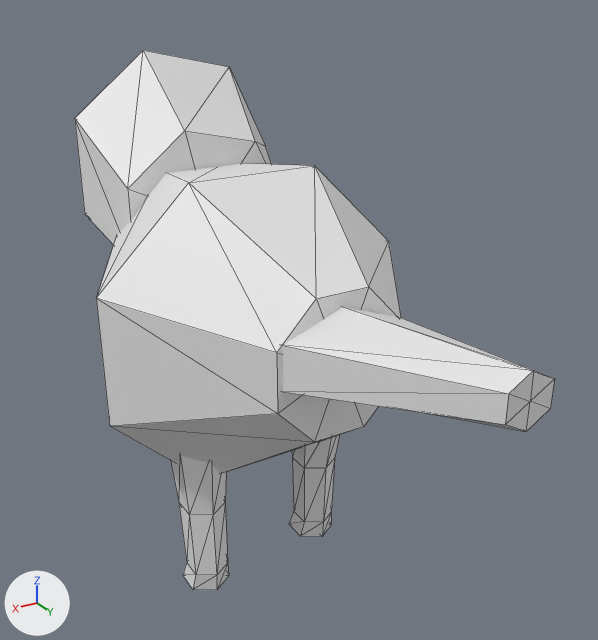
Two versions of the OBJ model data/animals/coruja/eat/0.obj, one commit apart.
Before and after are seen from a 50 mm lens placed at (0.332, 0.628, 0.57), pointed at (-0.034, 0.019, 0.265). Arrows for +X, +Y and +Z are at lower left; the lights stay in place. The older version comes first. Mesh edges are drawn as thin lines. Where no turn or scale is listed for an object, it has been applied to the vertices.

Before the edit, the objects in view are built like this:
```python
me_coruja_eat_0 = bpy.data.meshes.new('coruja_eat_0')
me_coruja_eat_0.from_pydata(...)  # 122 vertices, 220 faces; spans x -0.149..0.149, y -0.317..0.334, z 0.0..0.492
ob_coruja_eat_0 = bpy.data.objects.new('coruja_eat_0', me_coruja_eat_0)
ob_coruja_eat_0.location = (0.0, 0.0, 0.0)
```
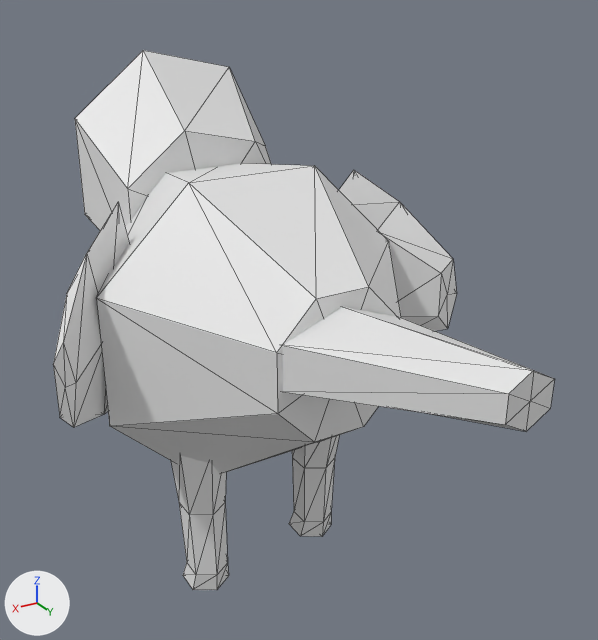
Location of each change, (x1, y1, x2, y2) in pixels of the pictures (598 x 640 px):
'coruja_eat_0', reshaped: before (75, 50, 554, 590); after (53, 50, 554, 590)
part 1 of me_coruja_eat_0, added: after (339, 170, 457, 331)
part 2 of me_coruja_eat_0, added: after (53, 203, 129, 427)

The change, as a diff of the scene's bpy script:
```diff
--- a/data/animals/coruja/eat/0.obj.py
+++ b/data/animals/coruja/eat/0.obj.py
@@ me_coruja_eat_0 @@
 # used by ob_coruja_eat_0; location = (0.0, 0.0, 0.0)
-me_coruja_eat_0.from_pydata(...)  # 122 vertices, 220 faces; spans x -0.149..0.149, y -0.317..0.334, z 0.0..0.492
+me_coruja_eat_0.from_pydata(...)  # 156 vertices, 280 faces; spans x -0.202..0.2, y -0.317..0.334, z 0.0..0.492
+# me_coruja_eat_0 part 1: a new loose piece of 17 vertices spanning x -0.202..-0.099, y -0.038..0.045, z 0.204..0.385
+# me_coruja_eat_0 part 2: a new loose piece of 17 vertices spanning x 0.094..0.2, y -0.039..0.045, z 0.204..0.385
```
